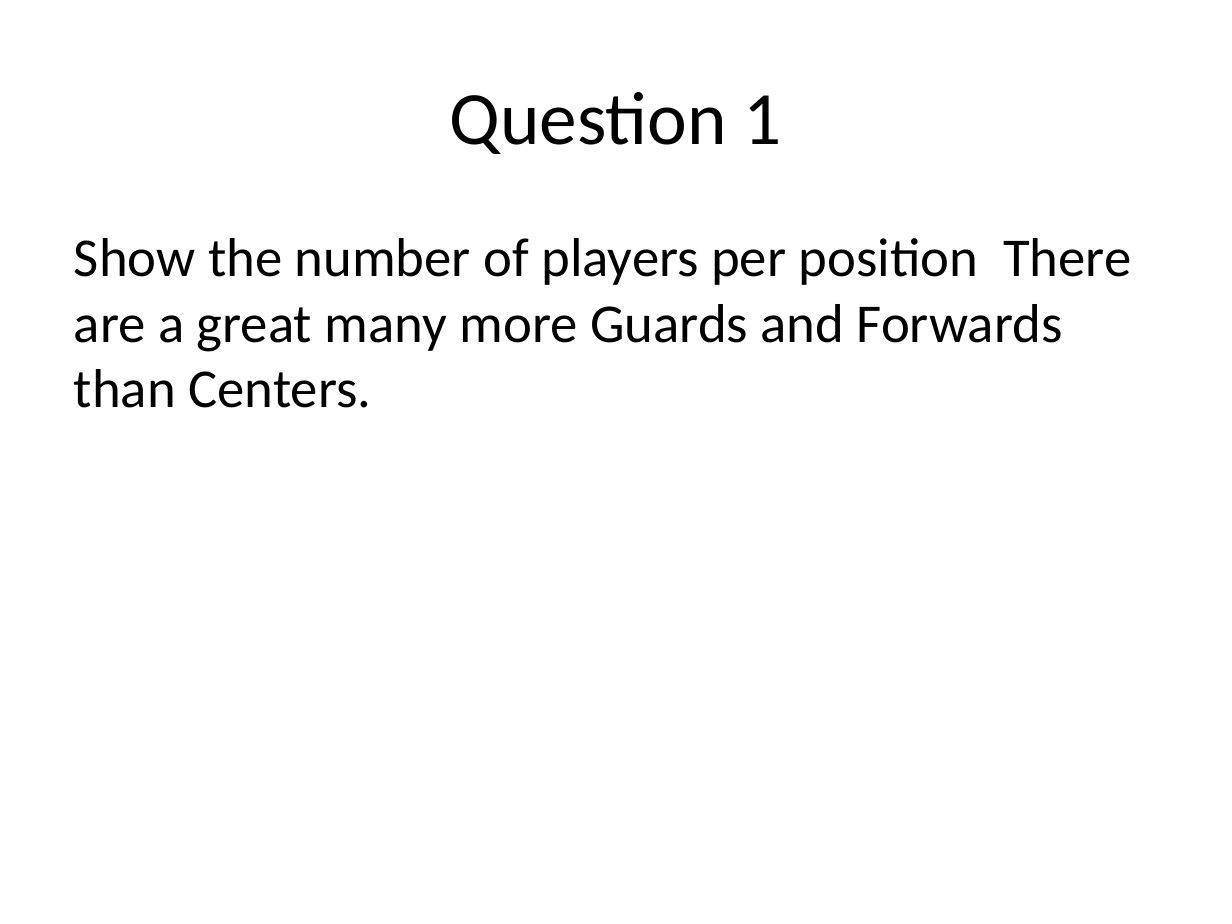
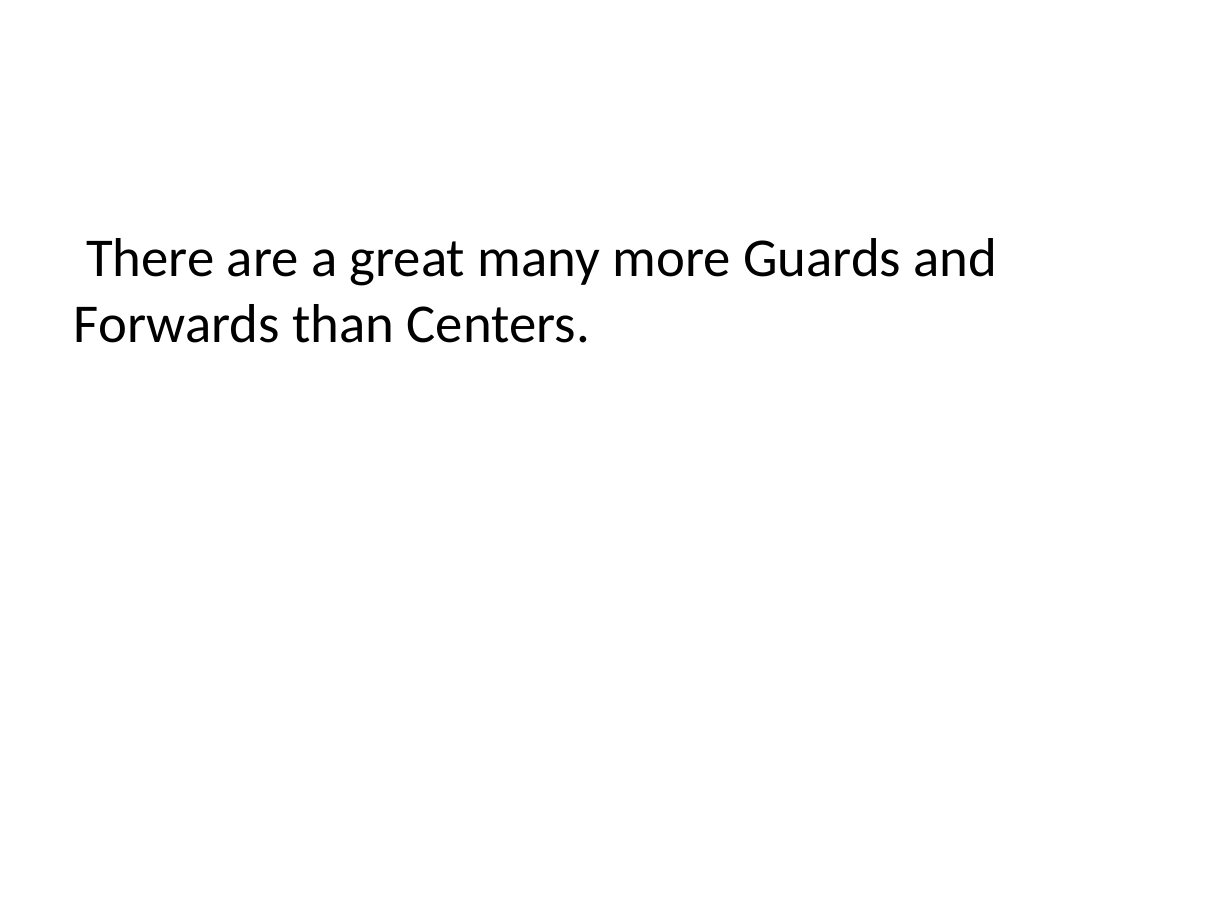
Before and after one commit to rmpalmer/MDS-6306-Doing-Data-Science-Fall-2019, a slide deck: slide 5 of Unit 2/Richard_Palmer_LiveSession_2.pptx (slide 3 before the commit). Drawn at 1232x924 pixels with LibreOffice and Linux fonts; fonts in the diff are those of the drawing. Boxes give left, top, right and bottom in pixels: in the first picture for what was removed or moved away, otherwise in the second. Text is boxed around its words. In the diff, an @@ line names an element or a change of style, - is before the commit and + after.

```diff
--- a/Unit 2/Richard_Palmer_LiveSession_2.pptx
+++ b/Unit 2/Richard_Palmer_LiveSession_2.pptx
@@ title removed at (449,92,782,154) @@
-Question 1
@@ text at (74,238,998,343): text changed @@
-Show the number of players per position There are a great many more Guards and Forwards than Centers.
+There are a great many more Guards and Forwards than Centers.
```
Also in this commit, not shown: 8 other slides changed, 18 slides added, 1 other file.
